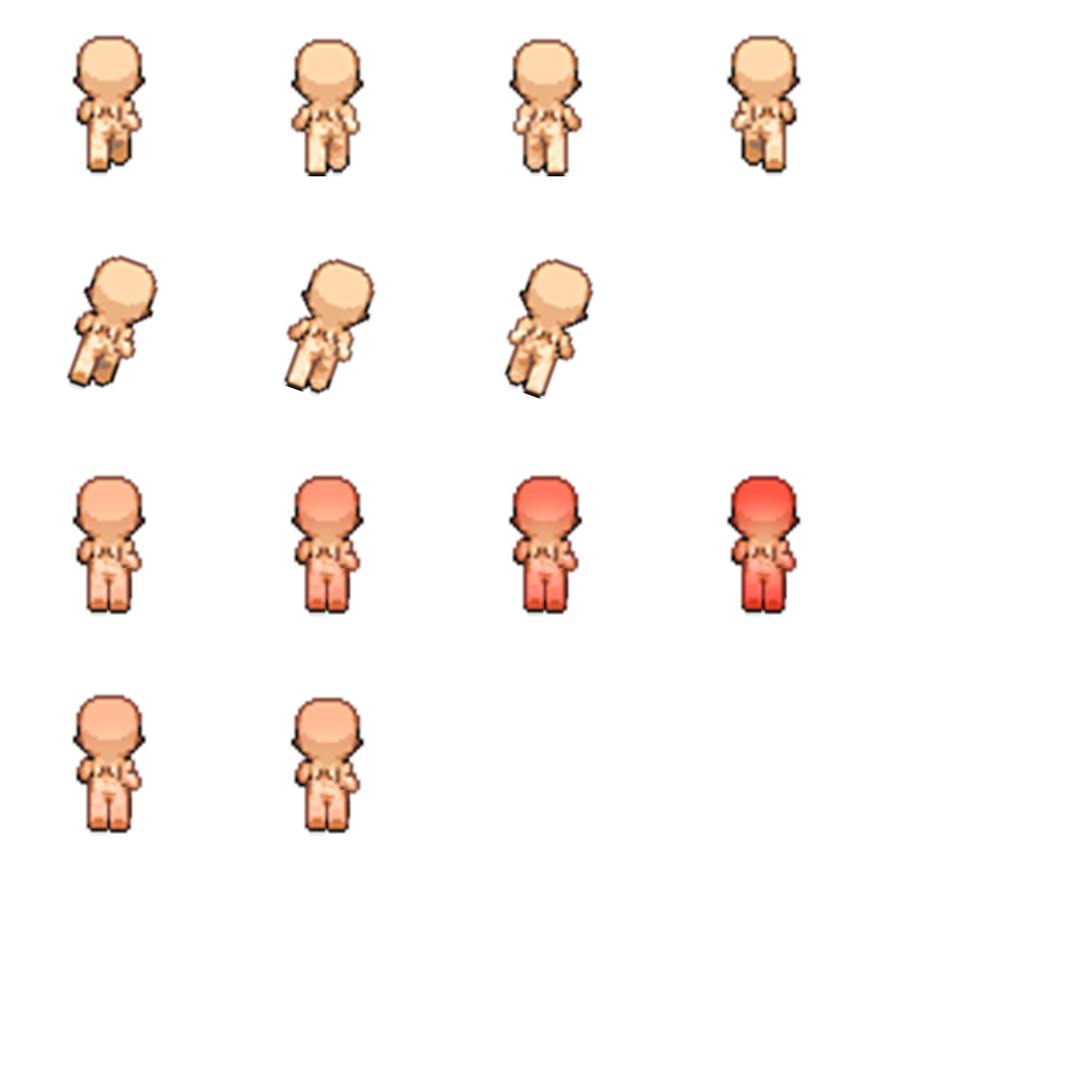
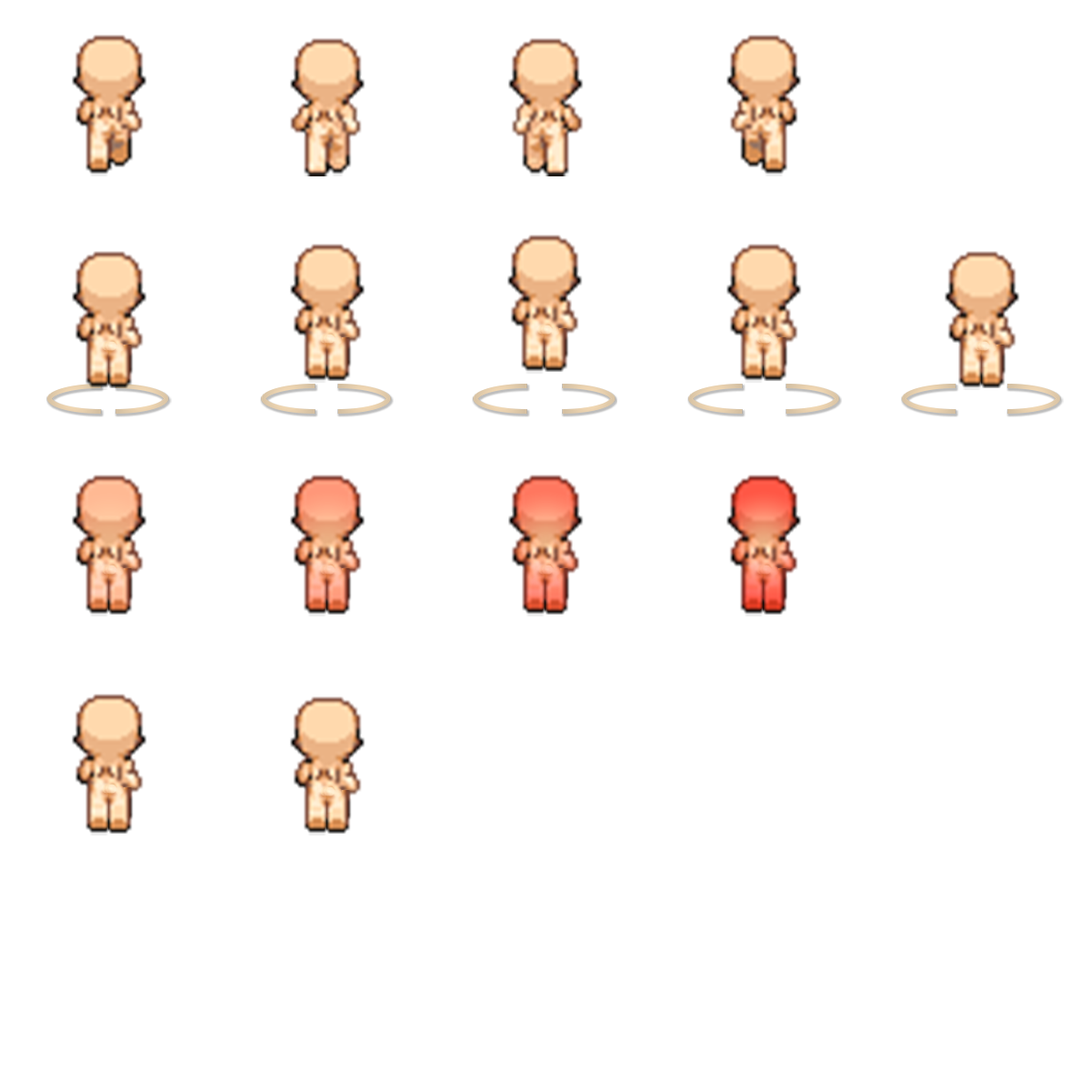
Comparing the layer stacks of the two 1091px x 1091px images. Changes:
hid group "Jumpside" (3 layers) over [64, 253, 597, 402]
added group "Jump" with 10 layers above "Walk" over [46, 234, 1065, 418]
added layer "Jump4" in group "Jump" over [944, 251, 1021, 391]
added layer "sand4" in group "Jump" over [901, 383, 1065, 418]
added layer "Jump3" in group "Jump" over [725, 243, 803, 383]
added layer "sand3" in group "Jump" over [687, 383, 843, 418]
added layer "Jump2" in group "Jump" over [506, 234, 584, 374]
added layer "sand2" in group "Jump" over [472, 383, 618, 418]
added layer "Jump1" in group "Jump" over [289, 243, 366, 383]
added layer "sand1" in group "Jump" over [260, 383, 394, 418]
added layer "Jump0" in group "Jump" over [70, 251, 148, 391]
added layer "sand0" in group "Jump" over [46, 383, 172, 418]
